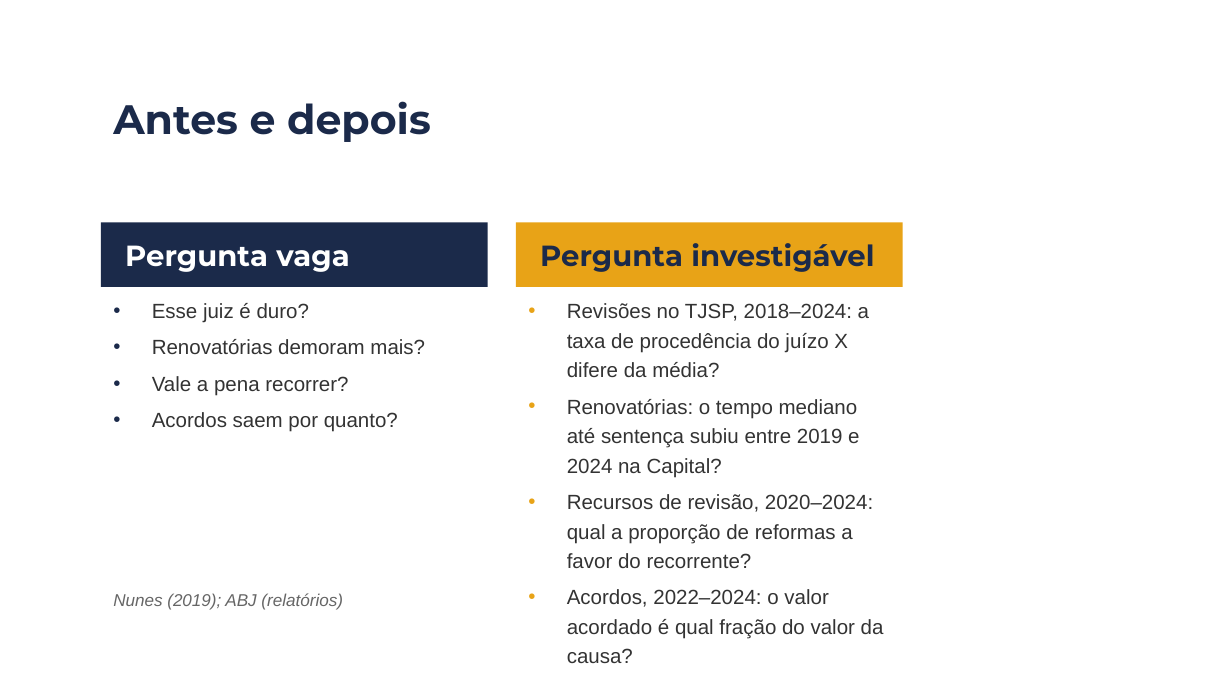
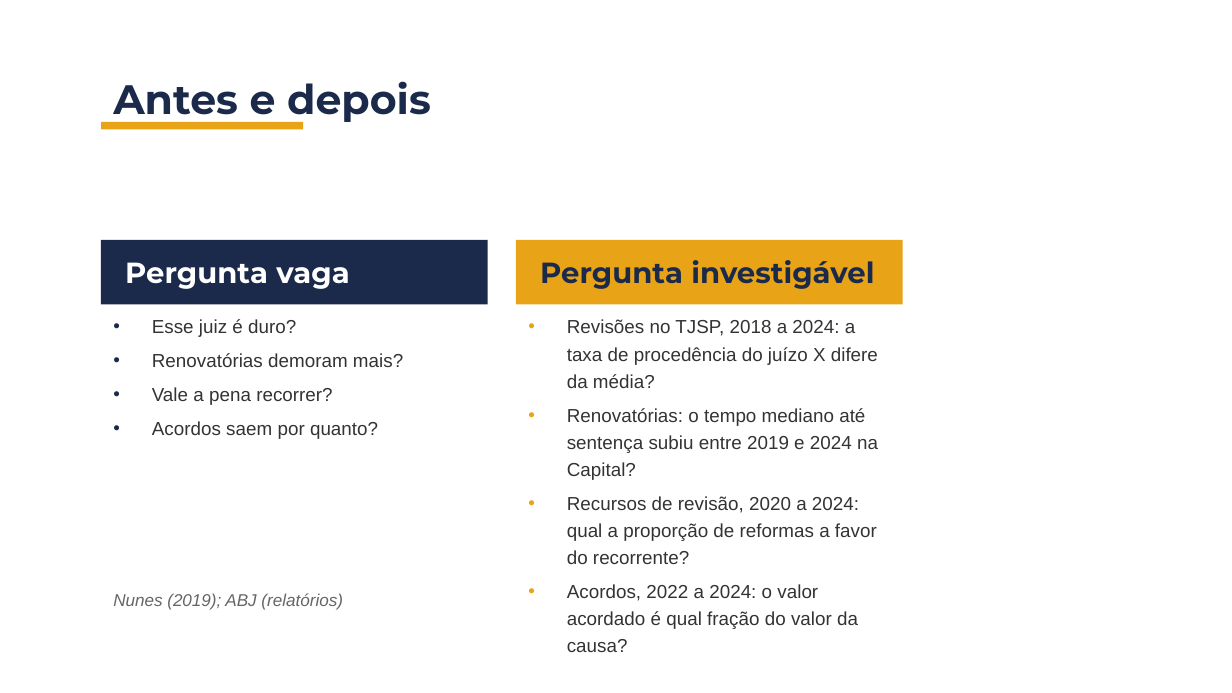
Before and after one commit to BrunoDaleffi/ibmec, a slide deck: slide 22 of aulas/aula_02/slides/aula2_bloco1_jurimetria.pptx. Drawn at 1232x693 pixels with LibreOffice and Linux fonts; fonts in the diff are those of the drawing; background and template pictures are left out. Boxes give left, top, right and bottom in pixels: in the first picture for what was removed or moved away, otherwise in the second. Text is boxed around its words. In the diff, an @@ line names an element or a change of style, - is before the commit and + after.

Commit message:
fix: correct layout and content in Aula 2 materials
Updated README.md to remove outdated warning about slide backgrounds and clarified the structure of the course content. Enhanced the build_aula2_bloco1.py script to ensure proper mapping of slide backgrounds according to the canonical layout established in Aula 1. Adjusted the build_capa function for improved header formatting. Updated the aula2_bloco1_jurimetria.pptx file to reflect these changes.

```diff
--- a/aulas/aula_02/slides/aula2_bloco1_jurimetria.pptx
+++ b/aulas/aula_02/slides/aula2_bloco1_jurimetria.pptx
@@ text "Antes e depois": place and size @@
-text "Antes e depois" at <box>113,101,431,142</box>
+text "Antes e depois" at <box>113,81,431,125</box>
@@ rectangle added at <box>101,122,303,129</box>, fill #E8A317 @@
@@ rectangle "Pergunta vaga": place and size @@
-rectangle "Pergunta vaga" at <box>101,222,488,286</box>
+rectangle "Pergunta vaga" at <box>101,240,488,304</box>
@@ rectangle "Pergunta investigável": place and size @@
-rectangle "Pergunta investigável" at <box>516,222,903,286</box>
+rectangle "Pergunta investigável" at <box>516,240,903,304</box>
@@ text "Esse juiz é duro?": place and size @@
-text "Esse juiz é duro?" at <box>152,303,425,432</box>
+text "Esse juiz é duro?" at <box>152,319,403,439</box>
@@ text "Esse juiz é duro?" at <box>152,319,403,439</box>: size 12 to 11 pt @@
@@ text "Revisões no TJSP, 2018 a ...": place and size @@
-text "Revisões no TJSP, 2018 a ..." at <box>567,303,884,663</box>
+text "Revisões no TJSP, 2018 a ..." at <box>567,319,878,652</box>
@@ text at <box>567,319,878,388</box>: text changed; size 12 to 11 pt @@
-• Revisões no TJSP, 2018–2024: a taxa de procedência do juízo X difere da média?
+• Revisões no TJSP, 2018 a 2024: a taxa de procedência do juízo X difere da média?
@@ text at <box>567,408,878,480</box>: size 12 to 11 pt in "Renovatórias: o tempo mediano até sentença subiu ..." @@
@@ text at <box>567,496,877,652</box>: text changed; size 12 to 11 pt @@
-• Recursos de revisão, 2020–2024: qual a proporção de reformas a favor do recorrente?
-• Acordos, 2022–2024: o valor acordado é qual fração do valor da causa?
+• Recursos de revisão, 2020 a 2024: qual a proporção de reformas a favor do recorrente?
+• Acordos, 2022 a 2024: o valor acordado é qual fração do valor da causa?
```
Also in this commit, not shown: 37 other slides changed, 1 slide added, 1 slide removed, 2 other files.
